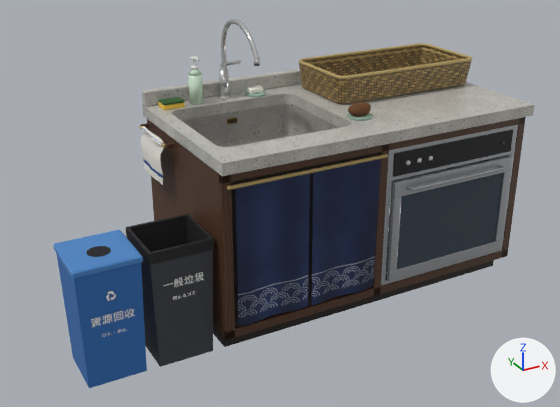
The Blender file blender/sink.blend: old version first, new version second.
Camera for both pictures: a 50 mm camera at (-1.864, -2.842, 1.859) aimed at (-0.333, -0.058, 0.467). Arrows for +X, +Y and +Z are at lower right; the lights stay in place. The older version comes first.

In view in the first picture: 'SinkBasin', 'SinkBasket', 'SinkBinBody', 'SinkBinFold', 'SinkBinLabelZh', 'SinkBinLiner', 'SinkBinRecBody', 'SinkBinRecHole', 'SinkBinRecLabelZh', 'SinkBinRecLid', 'SinkBody', 'SinkDryerGlass', 'SinkDryerPanel', 'SinkNoren0', 'SinkNoren1', 'SinkRailFoot', 'SinkTop' and 41 more.
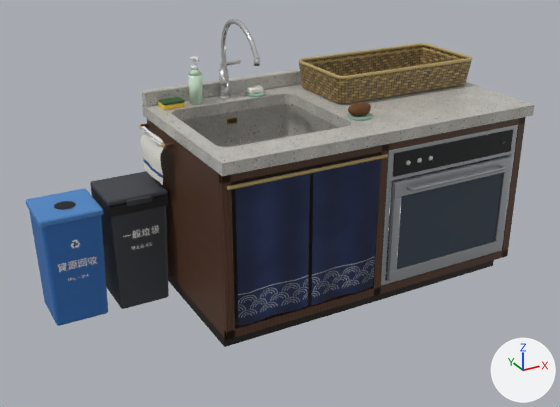
Boxes [x1, y1, x2, y2] around the edits, measured in the pictures (560 x 407 px):
'SinkBinRecBody', reshaped (12% narrower, 13% shorter)
    before: [57, 255, 147, 388]
    after: [29, 210, 108, 326]
'SinkBinBody', reshaped
    before: [130, 216, 213, 367]
    after: [101, 206, 169, 309]
'SinkBinRecLid', moved
    before: [53, 230, 143, 279]
    after: [26, 188, 104, 228]
'SinkBinLidR', added
    after: [90, 171, 168, 206]
'SinkBinLiner', moved (not visible afterwards)
    before: [130, 216, 209, 252]
'SinkBinFold', moved
    before: [126, 228, 214, 265]
    after: [91, 188, 168, 217]
'SinkBinRecHole', moved
    before: [86, 246, 111, 257]
    after: [54, 201, 76, 210]
'SinkBinRecLabelZh', moved
    before: [91, 309, 135, 327]
    after: [58, 256, 97, 272]
'SinkBinLabelZh', moved
    before: [163, 272, 204, 287]
    after: [123, 225, 159, 238]

Diff of the bpy script that builds the scene:
```diff
--- a/blender/sink.blend.py
+++ b/blender/sink.blend.py
@@ me_sinkbinbody @@
 # used by ob_sinkbinbody; parent = ob_sinkbinset; location = (0.0, 0.0, 0.0)
-me_sinkbinbody.from_pydata(...)  # 8 vertices, 5 faces; spans x -1.045..-0.785, y -0.34..-0.08, z 0.0..0.52
+me_sinkbinbody.from_pydata(...)  # 40 vertices, 33 faces; spans x -1.045..-0.785, y 0.149..0.409, z 0.0..0.52
+# me_sinkbinbody part 1: 8 vertices removed from x -1.045..-0.785, y -0.34..-0.08, z 0.0..0.52; 40 vertices added at x -1.045..-0.785, y 0.149..0.409, z 0.0..0.52
 me_sinkbinbody.materials.append(mat_sinkbincharcoal)
@@ me_sinkbinliner @@
 # used by ob_sinkbinliner; parent = ob_sinkbinset; location = (0.0, 0.0, 0.0)
-me_sinkbinliner.from_pydata(...)  # 8 vertices, 5 faces; spans x -1.037..-0.793, y -0.332..-0.088, z 0.03..0.52
+me_sinkbinliner.from_pydata(...)  # 8 vertices, 5 faces; spans x -1.037..-0.793, y 0.157..0.401, z 0.03..0.52
+# me_sinkbinliner part 2: the whole mesh is moved by (0.0, 0.489, 0.0)
 me_sinkbinliner.materials.append(mat_sinkbinliner)
@@ me_sinkbinfold @@
 # used by ob_sinkbinfold; parent = ob_sinkbinset; location = (0.0, 0.0, 0.0)
-me_sinkbinfold.from_pydata(...)  # 8 vertices, 4 faces; spans x -1.049..-0.781, y -0.344..-0.076, z 0.475..0.522
+me_sinkbinfold.from_pydata(...)  # 8 vertices, 4 faces; spans x -1.049..-0.781, y 0.145..0.413, z 0.475..0.522
+# me_sinkbinfold part 3: the whole mesh is moved by (0.0, 0.489, 0.0)
 me_sinkbinfold.materials.append(mat_sinkbinliner)
@@ me_sinkbinrecbody @@
 # used by ob_sinkbinrecbody; parent = ob_sinkbinset; location = (0.0, 0.0, 0.0)
-me_sinkbinrecbody.from_pydata(...)  # 8 vertices, 5 faces; spans x -1.332..-1.078, y -0.337..-0.083, z 0.0..0.492
+me_sinkbinrecbody.from_pydata(...)  # 40 vertices, 33 faces; spans x -1.332..-1.078, y 0.152..0.406, z 0.0..0.492
+# me_sinkbinrecbody part 4: 8 vertices removed from x -1.332..-1.078, y -0.337..-0.083, z 0.0..0.492; 40 vertices added at x -1.332..-1.078, y 0.152..0.406, z 0.0..0.492
 me_sinkbinrecbody.materials.append(mat_sinkbinblue)
@@ me_cube_041_1 @@
+me_cube_041_1.from_pydata(...)  # 112 vertices, 108 faces; spans x -0.135..0.135, y -0.283..0.0, z -0.01..0.024
+me_cube_041_1.materials.append(mat_sinkbincharcoal)  # dark grey #3b3e44
@@ ob_sinkbinreclid @@
 ob_sinkbinreclid.parent = ob_sinkbinset
-ob_sinkbinreclid.location = (-1.205, -0.21, 0.505)
+ob_sinkbinreclid.location = (-1.205, 0.279, 0.505)
@@ ob_sinkbinlabelzh @@
 ob_sinkbinlabelzh.parent = ob_sinkbinset
-ob_sinkbinlabelzh.location = (-0.915, -0.34, 0.371)
+ob_sinkbinlabelzh.location = (-0.915, 0.149, 0.371)
 ob_sinkbinlabelzh.rotation_euler = (1.571, 0.0, 0.0)  # degrees (90, 0, 0)
@@ ob_sinkbinreclabelzh @@
 ob_sinkbinreclabelzh.parent = ob_sinkbinset
-ob_sinkbinreclabelzh.location = (-1.205, -0.338, 0.291)
+ob_sinkbinreclabelzh.location = (-1.205, 0.151, 0.291)
 ob_sinkbinreclabelzh.rotation_euler = (1.571, 0.0, 0.0)  # degrees (90, 0, 0)
@@ ob_sinkbinrechole @@
 ob_sinkbinrechole.parent = ob_sinkbinset
-ob_sinkbinrechole.location = (-1.205, -0.23, 0.521)
+ob_sinkbinrechole.location = (-1.205, 0.259, 0.521)
@@ ob_sinkbinlidr @@
+ob_sinkbinlidr = bpy.data.objects.new('SinkBinLidR', me_cube_041_1)
+ob_sinkbinlidr.parent = ob_sinkbinset
+ob_sinkbinlidr.location = (-0.915, 0.414, 0.524)
```
